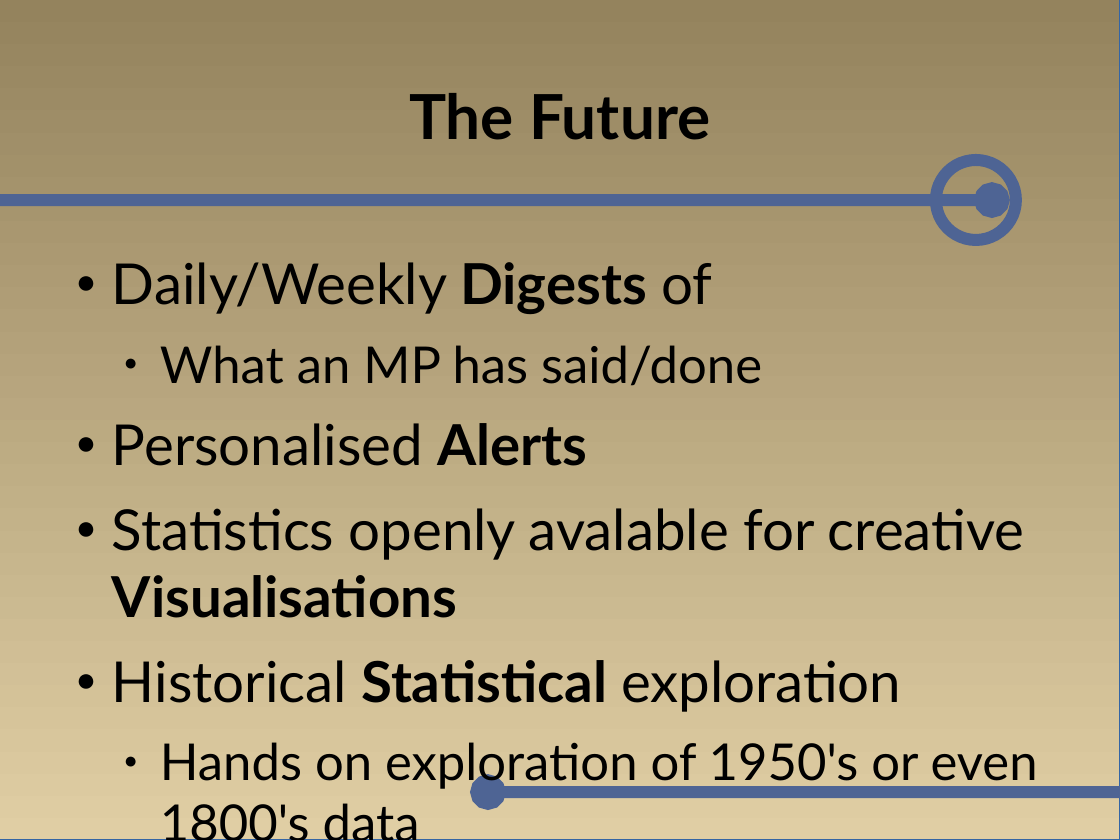
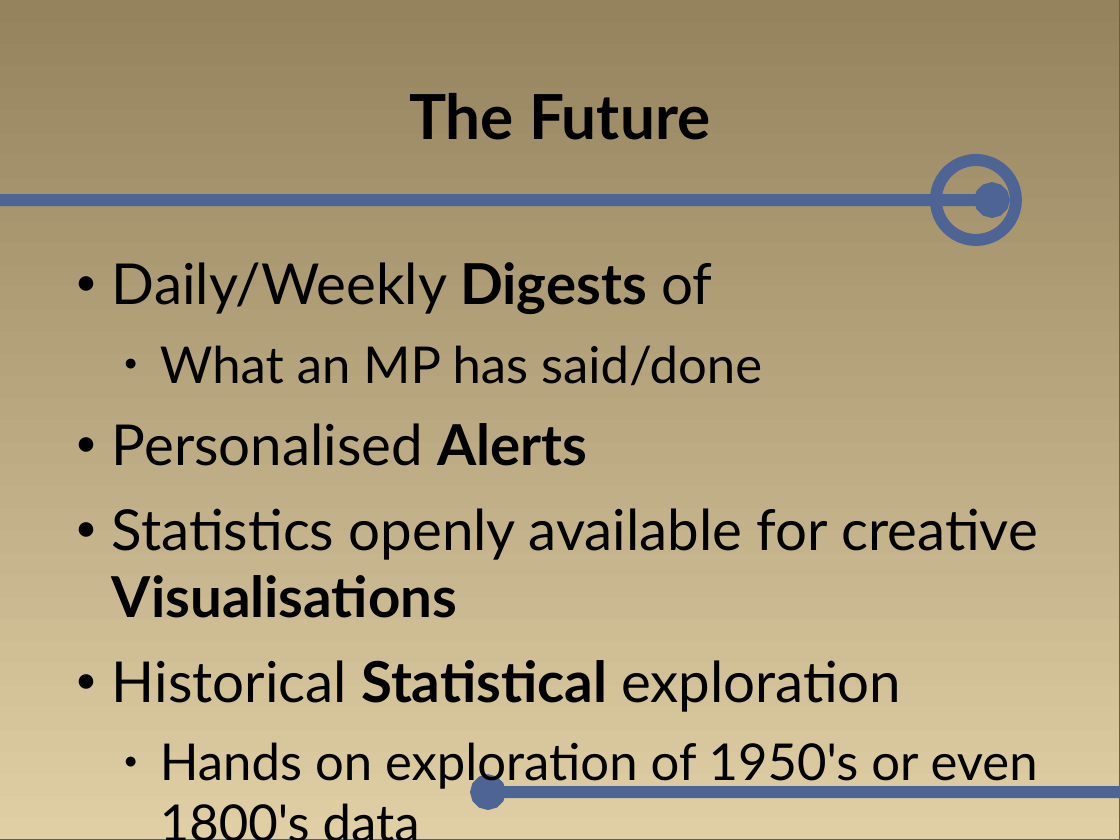
Before and after one commit to GothAck/Parliament-Hack-Weekend, a slide deck: slide 6 of assets/presentation.odp. Drawn at 1120x840 pixels with LibreOffice and Linux fonts; fonts in the diff are those of the drawing; background and template pictures are left out. Boxes give left, top, right and bottom in pixels: in the first picture for what was removed or moved away, otherwise in the second. Text is boxed around its words. In the diff, an @@ line names an element or a change of style, - is before the commit and + after.

Commit message:
Spelling

```diff
--- a/assets/presentation.odp
+++ b/assets/presentation.odp
@@ text at <box>112,508,1038,618</box>: text changed @@
-● Statistics openly avalable for creative Visualisations
+● Statistics openly available for creative Visualisations
```
Also in this commit, not shown: 3 other slides changed.
